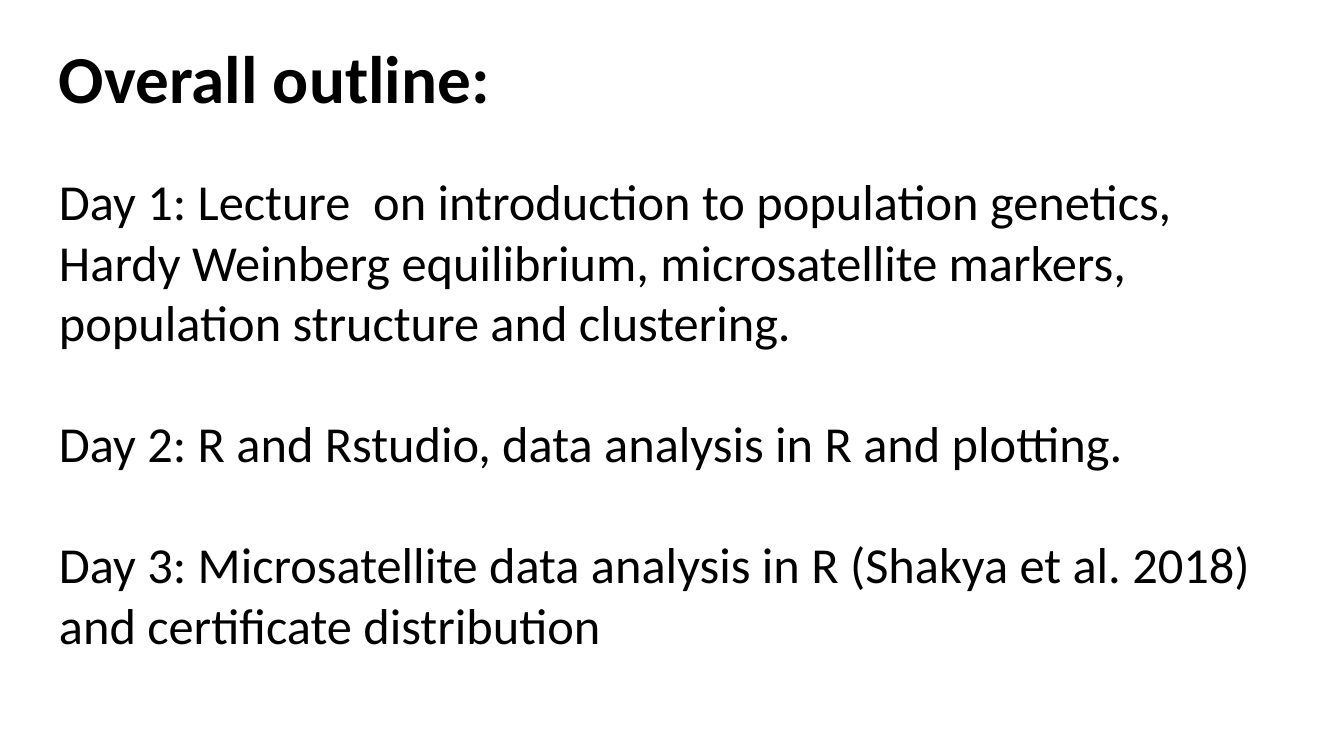
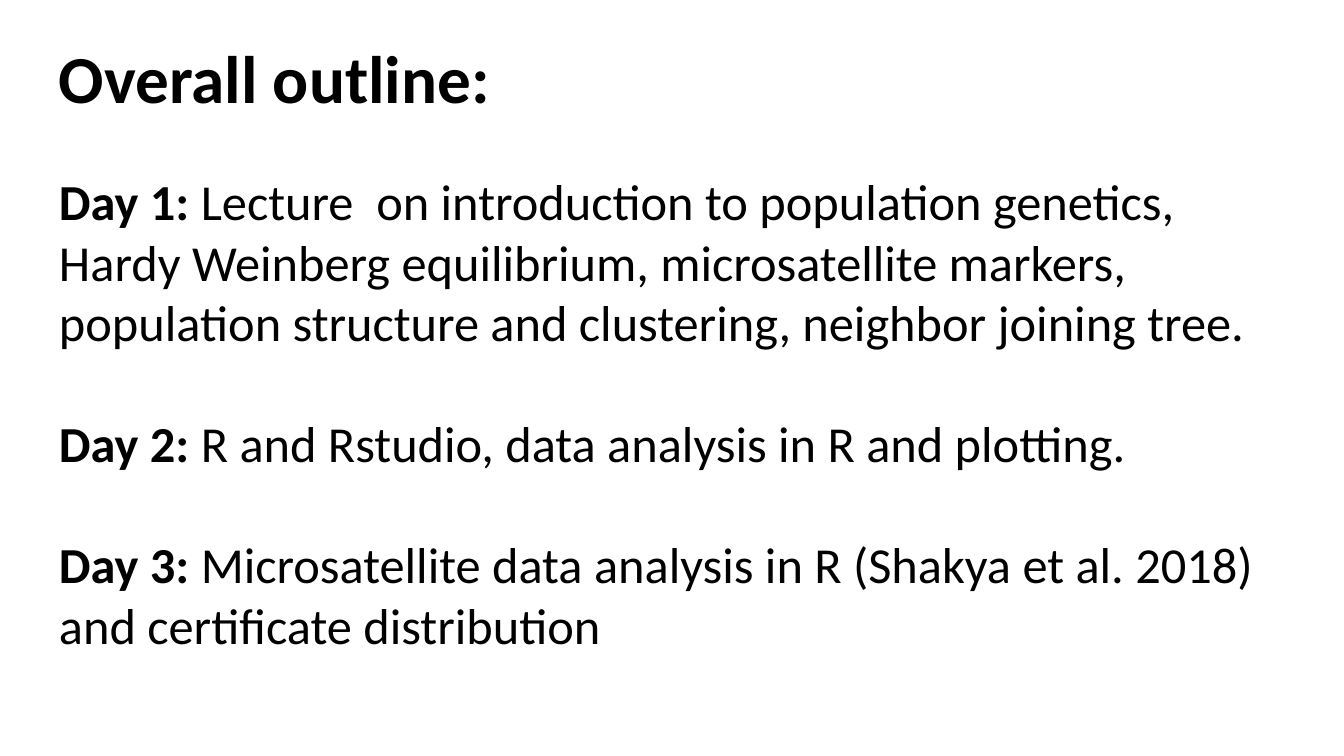
Before and after one commit to shankarkshakya/geppopgen, a slide deck: slide 6 of New Microsoft PowerPoint Presentation.pptx. Drawn at 1344x756 pixels with LibreOffice and Linux fonts; fonts in the diff are those of the drawing. Boxes give left, top, right and bottom in pixels: in the first picture for what was removed or moved away, otherwise in the second. Text is boxed around its words. In the diff, an @@ line names an element or a change of style, - is before the commit and + after.

```diff
--- a/New Microsoft PowerPoint Presentation.pptx
+++ b/New Microsoft PowerPoint Presentation.pptx
@@ text at (x1=59, y1=185, x2=1244, y2=350): text changed @@
-Day 1: Lecture on introduction to population genetics, Hardy Weinberg equilibrium, microsatellite markers, population structure and clustering.
+Day 1: Lecture on introduction to population genetics, Hardy Weinberg equilibrium, microsatellite markers, population structure and clustering, neighbor joining tree.
@@ text at (x1=59, y1=427, x2=1252, y2=645): bold on in "Day 2:", "Day 3:" @@
```
Also in this commit, not shown: 5 other slides changed, 8 slides added, 3 slides removed, 16 other files.
